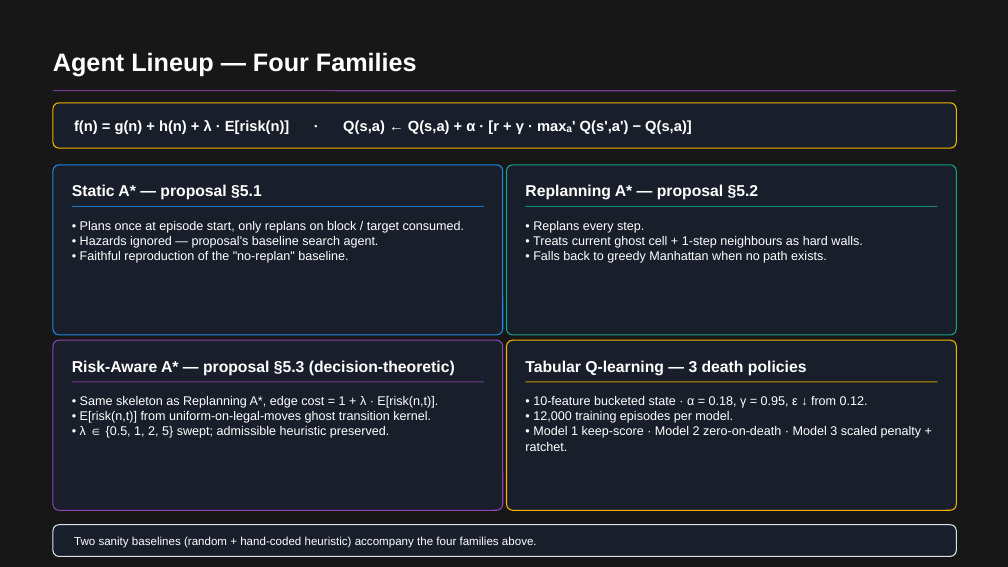
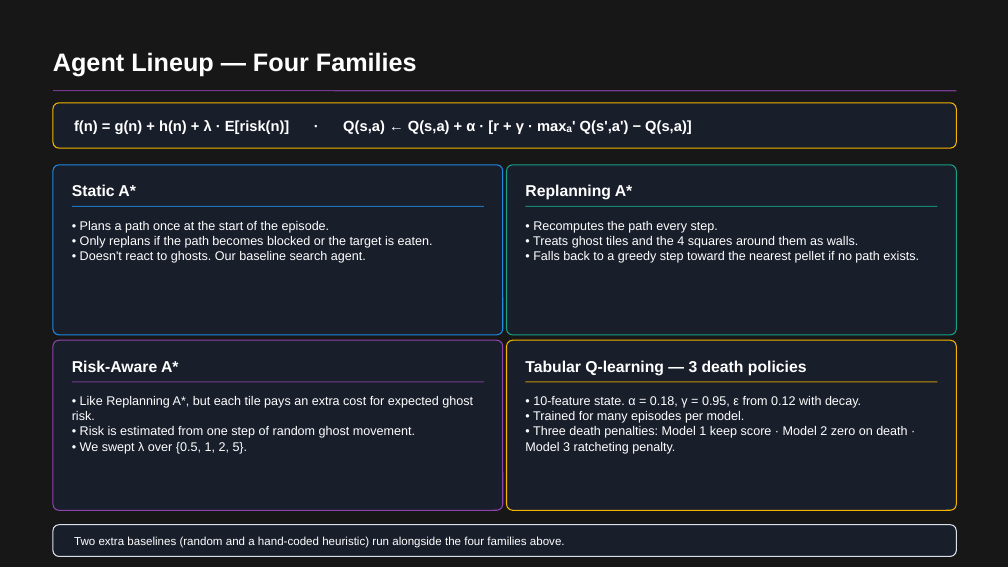
Before and after one commit to RichardFeng000/cs520-project, a slide deck: slide 3 of final_ppt/pacman_rl_final.pptx. Drawn at 1008x567 pixels with LibreOffice and Linux fonts; fonts in the diff are those of the drawing; background and template pictures are left out; a plain dark background stands for a picture behind light text. Boxes give left, top, right and bottom in pixels: in the first picture for what was removed or moved away, otherwise in the second. Text is boxed around its words. In the diff, an @@ line names an element or a change of style, - is before the commit and + after.

Commit message:
simplify ppt wording

```diff
--- a/final_ppt/pacman_rl_final.pptx
+++ b/final_ppt/pacman_rl_final.pptx
@@ text at [72,184,135,196]: text changed @@
-Static A* — proposal §5.1
+Static A*
@@ text at [525,184,632,200]: text changed @@
-Replanning A* — proposal §5.2
+Replanning A*
@@ text at [80,221,433,263]: text changed @@
-• Plans once at episode start, only replans on block / target consumed.
-• Hazards ignored — proposal's baseline search agent.
-• Faithful reproduction of the "no-replan" baseline.
+• Plans a path once at the start of the episode.
+• Only replans if the path becomes blocked or the target is eaten.
+• Doesn't react to ghosts. Our baseline search agent.
@@ text at [533,221,919,263]: text changed @@
-• Replans every step.
-• Treats current ghost cell + 1-step neighbours as hard walls.
-• Falls back to greedy Manhattan when no path exists.
+• Recomputes the path every step.
+• Treats ghost tiles and the 4 squares around them as walls.
+• Falls back to a greedy step toward the nearest pellet if no path exists.
@@ text at [72,360,178,372]: text changed @@
-Risk-Aware A* — proposal §5.3 (decision-theoretic)
+Risk-Aware A*
@@ text at [72,396,473,454]: text changed @@
-• Same skeleton as Replanning A*, edge cost = 1 + λ · E[risk(n,t)].
-• E[risk(n,t)] from uniform-on-legal-moves ghost transition kernel.
-• λ ∈ {0.5, 1, 2, 5} swept; admissible heuristic preserved.
+• Like Replanning A*, but each tile pays an extra cost for expected ghost risk.
+• Risk is estimated from one step of random ghost movement.
+• We swept λ over {0.5, 1, 2, 5}.
@@ text at [525,396,907,454]: text changed @@
-• 10-feature bucketed state · α = 0.18, γ = 0.95, ε ↓ from 0.12.
-• 12,000 training episodes per model.
-• Model 1 keep-score · Model 2 zero-on-death · Model 3 scaled penalty + ratchet.
+• 10-feature state. α = 0.18, γ = 0.95, ε from 0.12 with decay.
+• Trained for many episodes per model.
+• Three death penalties: Model 1 keep score · Model 2 zero on death · Model 3 ratcheting penalty.
@@ text at [74,536,565,548]: text changed @@
-Two sanity baselines (random + hand-coded heuristic) accompany the four families above.
+Two extra baselines (random and a hand-coded heuristic) run alongside the four families above.
```
Also in this commit, not shown: 8 other slides changed, 10 other files.
